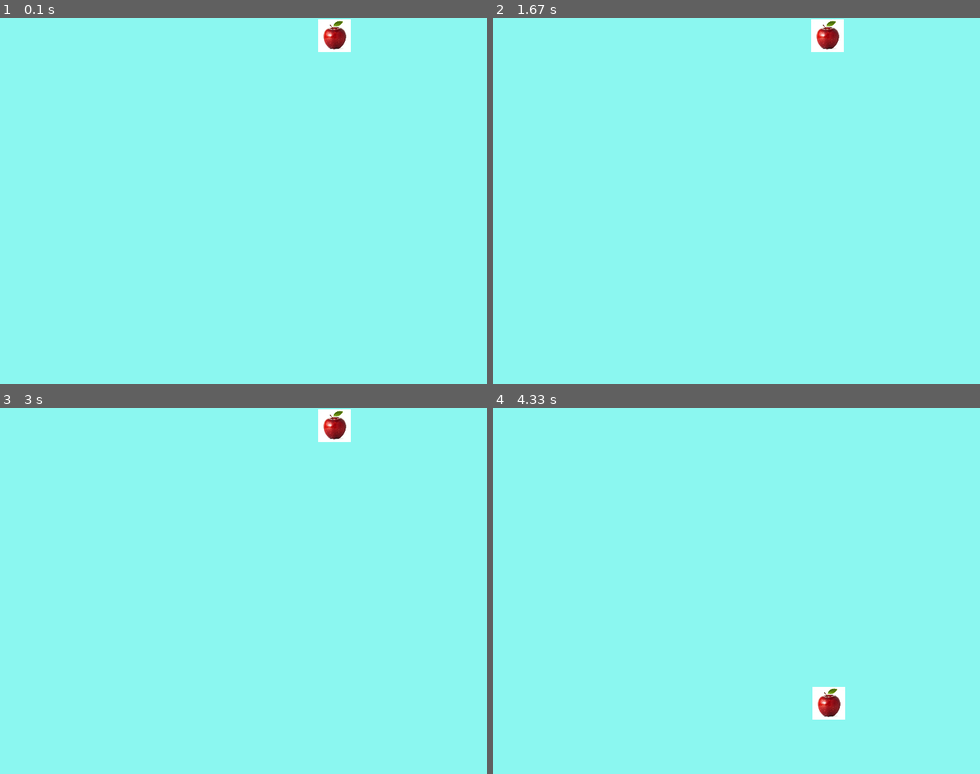
Above: before the commit, frames 1-4 (two rows, left to right).
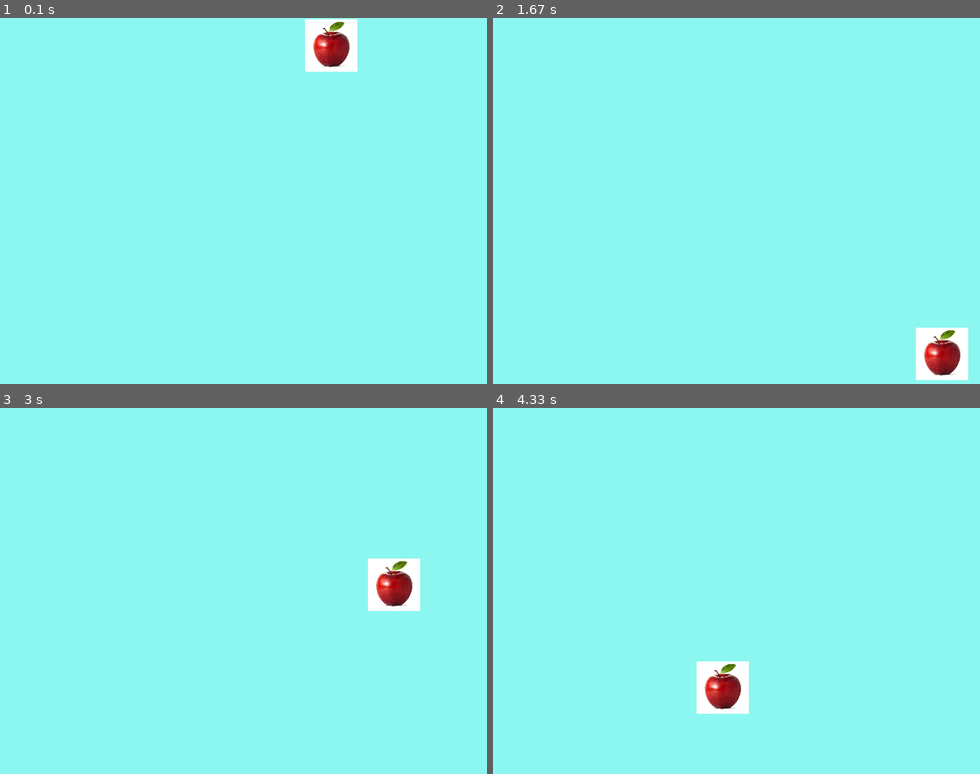
Above: after the commit, the same moments.

Repository: yuproperZChometasks/OG5-tir_pygame
Game: pygame game, started from main.py
Same seed, same stepped clock (60 frames per second), same inputs: the game is played once before the commit and once after it.
Inputs (mouse positions are in pixels of both pictures, inside the frame that each line leads up to):
- Up to frame 1 (0.1 s): no input
- Up to frame 2 (1.67 s): click (824, 47) at 0.38 s; click (648, 237) at 0.72 s; click (551, 120) at 1.05 s; click (556, 222) at 1.38 s
- Up to frame 3 (3 s): click (448, 744) at 1.72 s; click (394, 598) at 2.05 s; click (433, 722) at 2.38 s; click (155, 711) at 2.72 s
- Up to frame 4 (4.33 s): click (882, 569) at 3.05 s; click (858, 671) at 3.38 s; click (785, 656) at 3.72 s; click (697, 708) at 4.05 s

The runs differ from the first frame. In frame 1, 1.3% of the frame differs, in the area x 62-74%, y 0-15%; in frame 2, 2.1%, in the area x 65-98%, y 0-99%; in frame 3, 2.1%; in frame 4, 2.1%.

Commit message:
endpoint develop
endpoint develop

Diff:
--- a/main.py
+++ b/main.py
@@ -7,9 +7,8 @@
 # Инициализация Pygame
 pygame.init()
 
-# Цвета
-WHITE = (255, 255, 255)
-GREEN = (0, 255, 0)
+
+
 
 # Настройки экрана
 WIDTH, HEIGHT = 800, 600
@@ -20,23 +19,22 @@
 # target_image = pygame.image.load("image\target.jpg")  # Убедитесь, что у вас есть изображение яблока
 
 target_image = pygame.image.load("target.jpg")  # Убедитесь, что у вас есть изображение яблока
-target_img = pygame.transform.scale(target_image, (50, 50))  # Масштабируем изображение
+target_img = pygame.transform.scale(target_image, (80, 80))  # Масштабируем изображение
 
 # Начальные параметры
-target_x = random.randint(0, WIDTH - 50)
-target_y = random.randint(0, HEIGHT - 50)
+target_x = random.randint(0, WIDTH - 80)
+target_y = random.randint(0, HEIGHT - 80)
 target_visible = True
+# Цвета
 color = (random.randint(0, 255), random.randint(0, 255), random.randint(0, 255))
 
-shot_time = 3000  # Время на выстрел в миллисекундах
+shot_time = 4000  # Время на выстрел в миллисекундах
 last_shot_time = pygame.time.get_ticks()
-
-
-
 
 runnig = True
 
 while runnig:
+    screen.fill(color)
     for event in pygame.event.get():
         if event.type == pygame.QUIT:
             running = False
@@ -45,30 +43,30 @@
         if event.type == pygame.MOUSEBUTTONDOWN:
             if event.button == 1:  # ЛКМ
                 current_time = pygame.time.get_ticks()
-                if target_visible and current_time - last_shot_time >= shot_time:
+                if target_visible and current_time - last_shot_time < shot_time:
                     mouse_x, mouse_y = pygame.mouse.get_pos()
-                    if target_x <= mouse_x <= target_x + 50 and target_y <= mouse_y <= target_y + 50:
+                    if target_x <= mouse_x <= target_x + 80 and target_y <= mouse_y <= target_y + 80:
                         # Попадание
                         print("Попал!")
                         shot_time = int(shot_time * 0.9)  # Уменьшаем время на 10%
                         last_shot_time = current_time
-                        target_x = random.randint(0, WIDTH - 50)
-                        target_y = random.randint(0, HEIGHT - 50)
+                        target_x = random.randint(0, WIDTH - 80)
+                        target_y = random.randint(0, HEIGHT - 80)
 
     # Проверяем, прошло ли время
     current_time = pygame.time.get_ticks()
     if current_time - last_shot_time >= shot_time:
         target_visible = True
         last_shot_time = current_time
-        target_x = random.randint(0, WIDTH - 50)
-        target_y = random.randint(0, HEIGHT - 50)
+        target_x = random.randint(0, WIDTH - 80)
+        target_y = random.randint(0, HEIGHT - 80)
 
     # Отрисовка
-    screen.fill(color)
+
     if target_visible:
         screen.blit(target_img, (target_x, target_y))
 
-    pygame.display.flip()
+    pygame.display.update()
 
 # Завершение Pygame
 pygame.quit()
